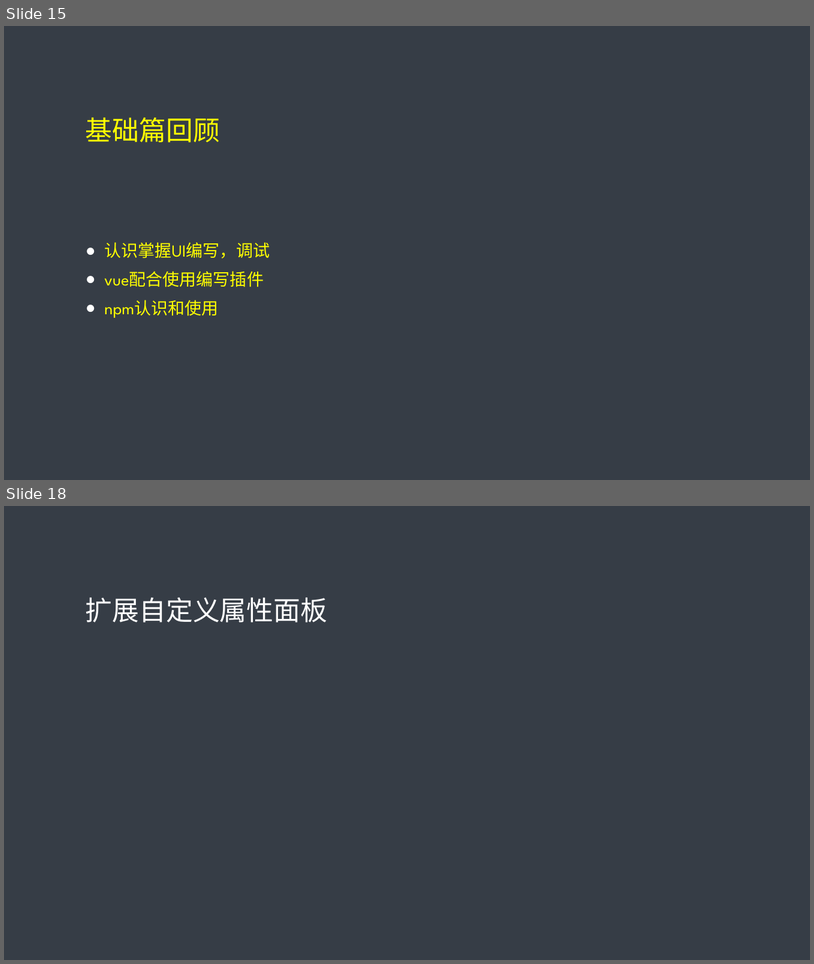
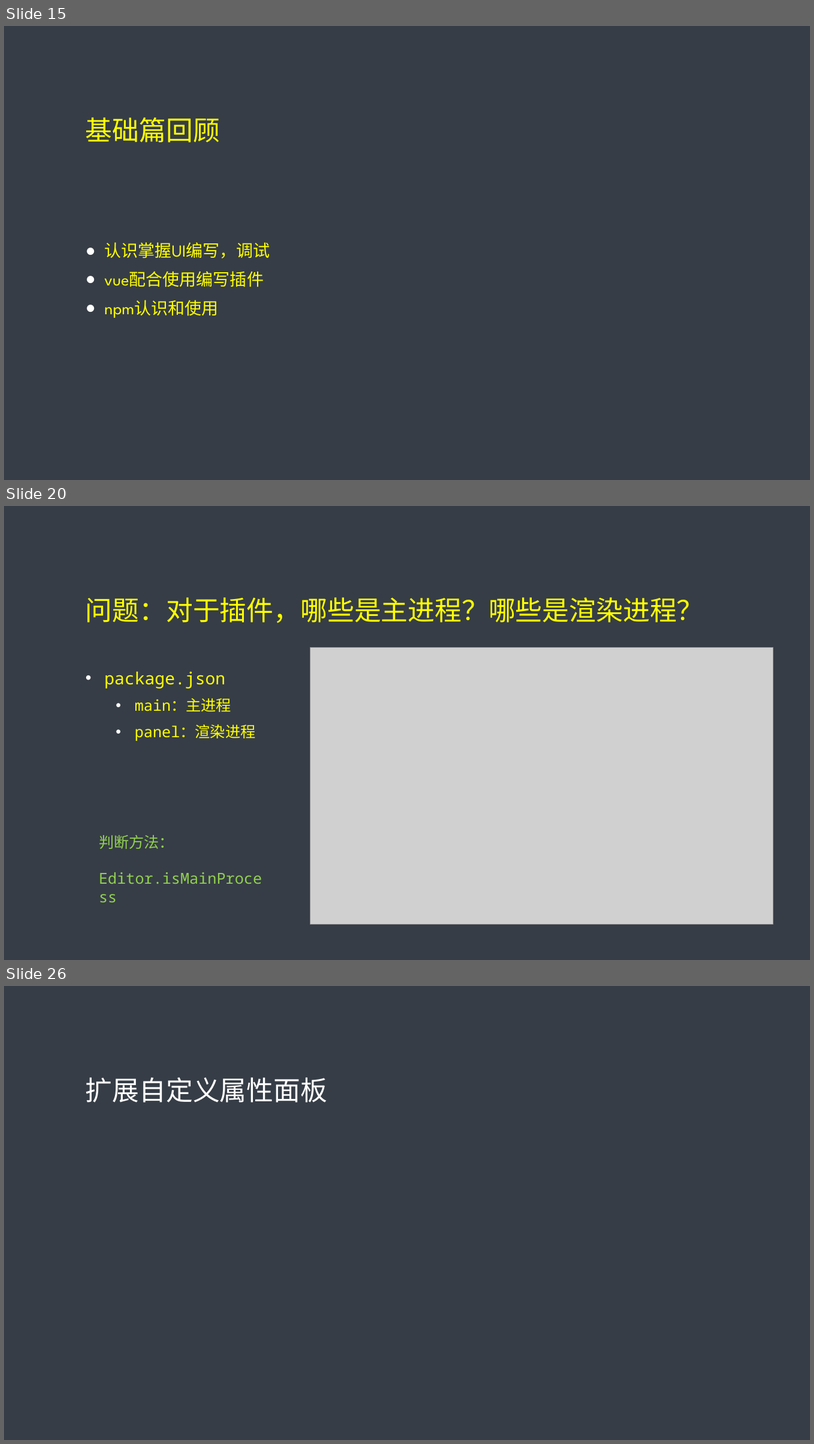
Before and after one commit to tidys/cc-plugin-train, a slide deck: 插件课程文档/插件网络课程.pptx. Shown one above the other, each under a label of ours: slides 15 and 18 before the commit, slides 15, 20 and 26 after it; the slides between them are not shown. The pictures are 814x964 and 814x1444 pixels, drawn with LibreOffice and Linux fonts; fonts in the diff are those of the drawing; grey boxes stand for pictures. Boxes give left, top, right and bottom in pixels: in the first picture for what was removed or moved away, otherwise in the second. Text is boxed around its words. In the diff, an @@ line names an element or a change of style, - is before the commit and + after.

```diff
--- a/插件课程文档/插件网络课程.pptx
+++ b/插件课程文档/插件网络课程.pptx
@@ slide 20 added at <box>4,506,810,960</box>, background #363D46 @@
@@ title added at <box>86,597,704,623</box>, 32 pt, text #FFFF00 @@
+问题：对于插件，哪些是主进程？哪些是渲染进程？
@@ picture added at <box>311,648,773,924</box> @@
@@ text added at <box>104,671,256,741</box>, 18 pt, text #FFFF00 @@
+• package.json
+  • main：主进程
+  • panel：渲染进程
@@ text added at <box>99,835,262,883</box>, 18 pt, text #92D050 @@
+判断方法：
+Editor.isMainProcess
@@ what was slide 18 is now slide 26 @@
```
Also in this commit, not shown: 2 slides changed, 7 other slides added, 2 slides removed, 12 other files.
